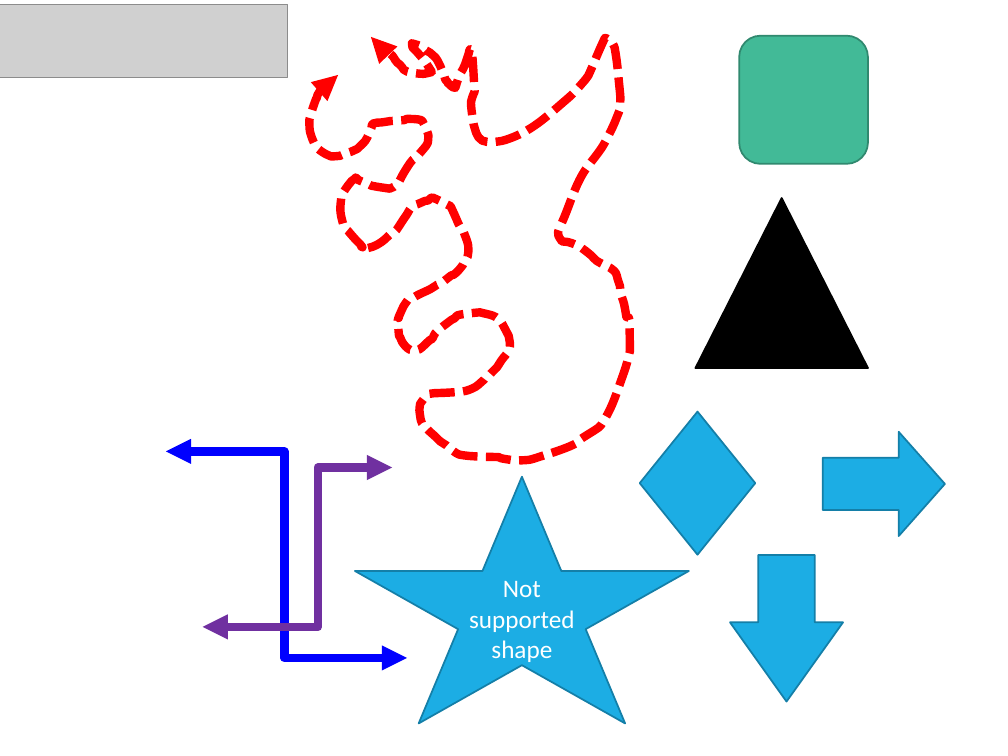
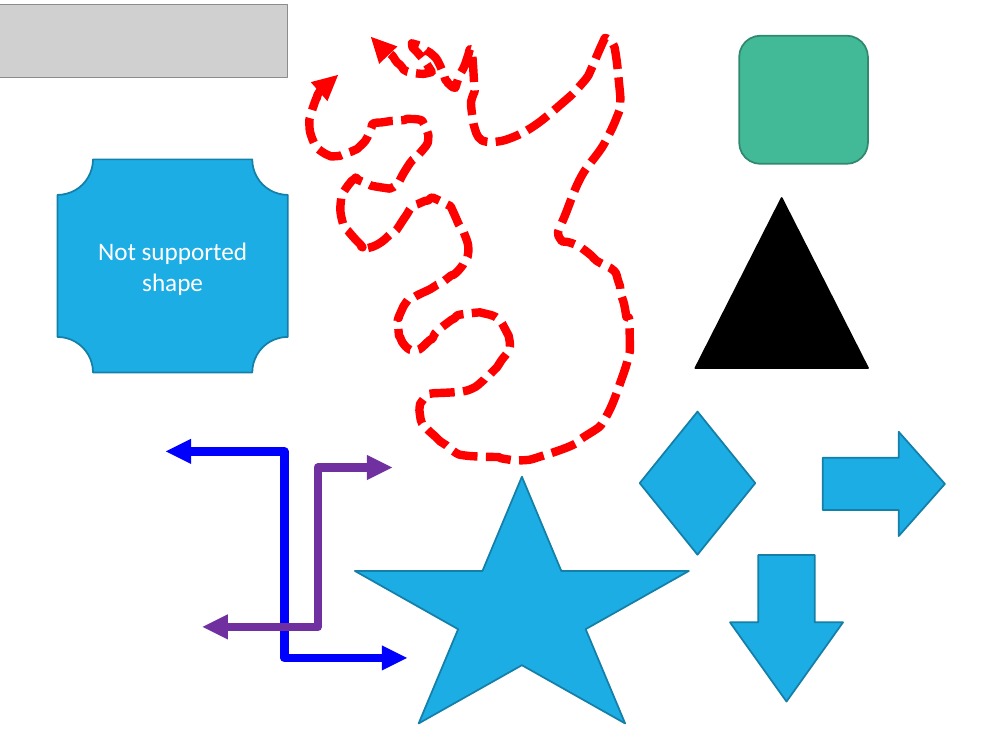
Before and after one commit to meshesha/PPTXjs, a slide deck: slide 2 of Sample_12.pptx. Drawn at 1008x756 pixels with LibreOffice and Linux fonts; fonts in the diff are those of the drawing; grey boxes stand for pictures; background and template pictures are left out. Boxes give left, top, right and bottom in pixels: in the first picture for what was removed or moved away, otherwise in the second. Text is boxed around its words. In the diff, an @@ line names an element or a change of style, - is before the commit and + after.

```diff
--- a/Sample_12.pptx
+++ b/Sample_12.pptx
@@ plaque added at <box>57,159,287,372</box>, fill #1CADE4, outline #1580A9 1.25 pt, 18 pt, text #FFFFFF @@
+Not supported shape
@@ text in star at <box>469,581,574,662</box>: text removed @@
-Not supported shape
```
Also in this commit, not shown: 2 other slides changed, 1 slide added.
